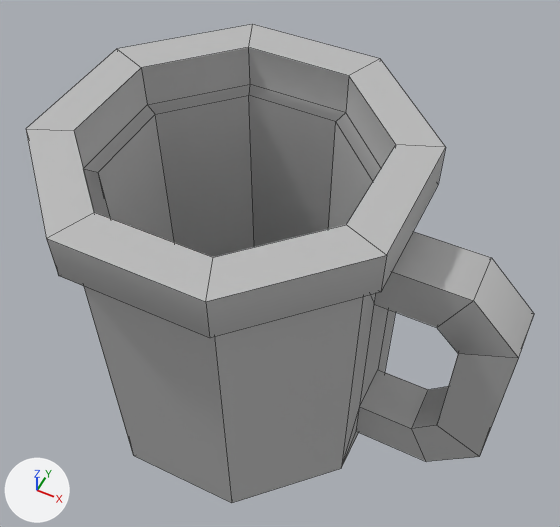
Two versions of the FBX model Assets/3dModel/DrinksMenu2.fbx, one commit apart.
The view is the same before and after, from a 50 mm camera at (0.0178, -0.0297, 0.0537) aimed at (0.0022, 0.0015, 0.0147). Every picture has the same lights, and +X, +Y and +Z are marked at lower left. Mesh edges are drawn as thin lines. Where no turn or scale is listed for an object, it has been applied to the vertices.
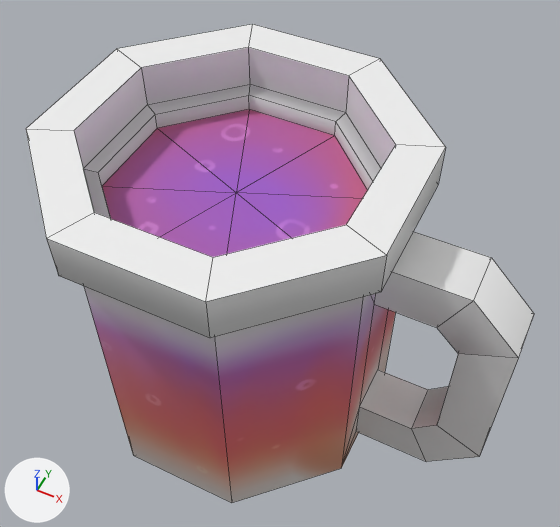
Changed parts and their boxes [x1, y1, x2, y2] in the pictures (560 x 527 px; the box of a moved part takes in the faces that stretch with it):
'pCylinder2', recoloured, reshaped, surface changed (grey to white)
    both: [26, 24, 534, 503]
part 1 of me_mesh, moved or reshaped
    both: [98, 95, 373, 257]
part 2 of me_mesh, surface changed (grey to white)
    both: [26, 24, 534, 503]

The edits, one by one:
Picture 'Drinks2.png' (img_drinks2_png) is new.
Material 'lambert2' (mat_lambert2) is new.
Its texture is img_drinks2_png (with its transparency).
me_mesh has 98 vertices, 108 faces and spans x -0.0148..0.0148, y -0.011..0.011, z -0.0129..0.0129.
me_mesh is used by ob_pcylinder2; location (0.00376, 0.0, 0.01288).
me_mesh no longer uses material mat_lambert1 (grey #bcbcbc).
me_mesh part 1: all 9 vertices in x -0.0114..0.0039, y -0.0076..0.0076, z -0.0102 are moved by (0.0, 0.0, 0.0189).
me_mesh part 2: texture (UV) coordinates of 108 of 108 faces, centred in x -0.0148..0.0148, y -0.011..0.011, z -0.0129..0.0129, changed; they spanned u 0.0..1.0, v 0.0..1.0 and now span u 0.01..0.99, v 0.03..0.98.
me_mesh now uses material mat_lambert2 (picture img_drinks2_png).
